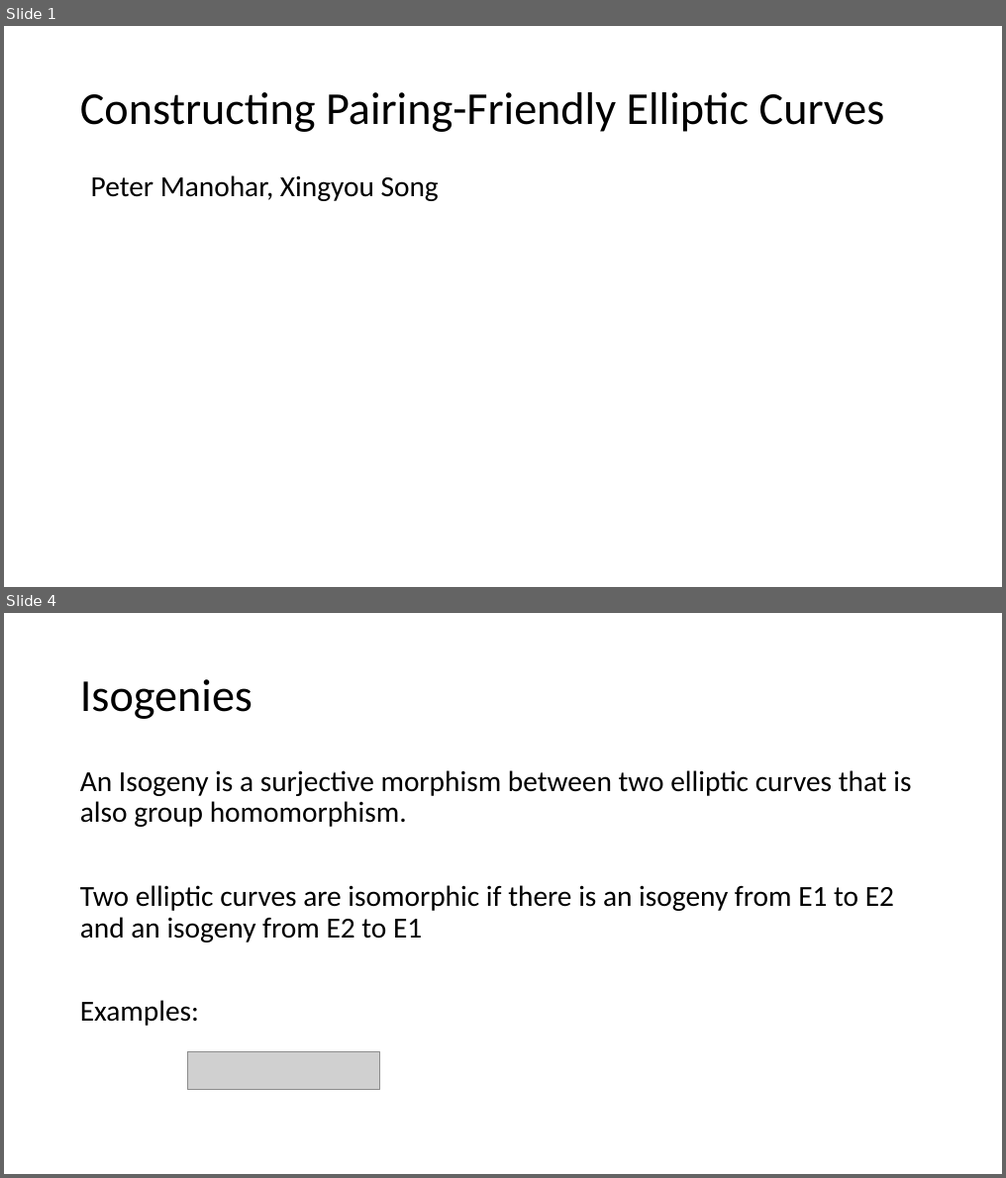
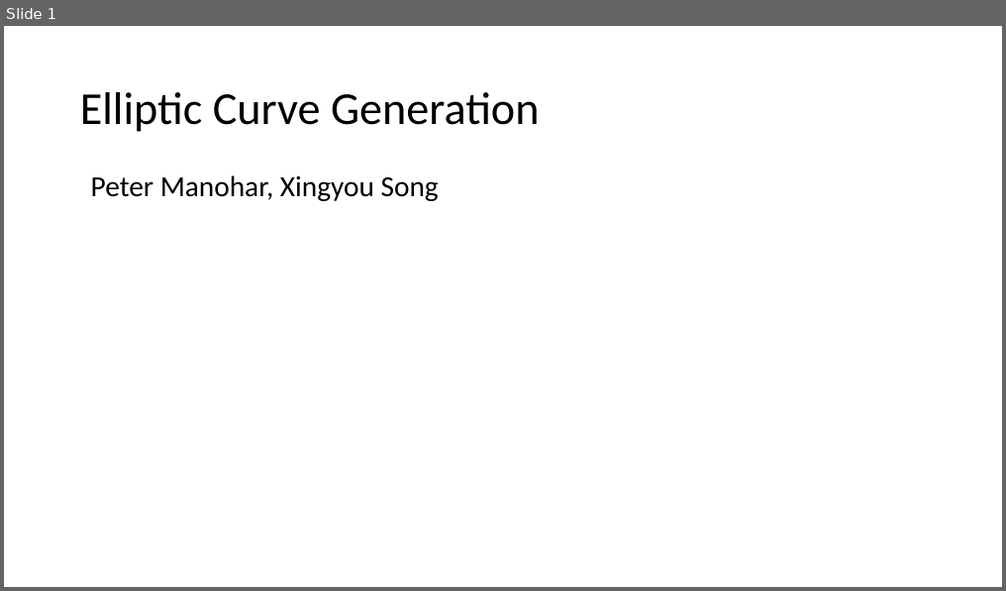
Before and after one commit to Srizzle/CS276-Project-Writeup, a slide deck: Presentation.ppt.pptx. Shown one above the other, each under a label of ours: slides 1 and 4 before the commit, slide 1 after it; the slides between them are not shown. The pictures are 1006x1178 and 1006x591 pixels, drawn with LibreOffice and Linux fonts; fonts in the diff are those of the drawing; grey boxes stand for pictures. Boxes give left, top, right and bottom in pixels: in the first picture for what was removed or moved away, otherwise in the second. Text is boxed around its words. In the diff, an @@ line names an element or a change of style, - is before the commit and + after.

```diff
--- a/Presentation.ppt.pptx
+++ b/Presentation.ppt.pptx
@@ slide 4 removed at box(4, 613, 1002, 1174), background #FFFFFF @@
@@ title removed at box(80, 679, 252, 719) @@
-Isogenies
@@ text removed at box(80, 770, 911, 1026) @@
-An Isogeny is a surjective morphism between two elliptic curves that is also group homomorphism.
-Two elliptic curves are isomorphic if there is an isogeny from E1 to E2 and an isogeny from E2 to E1
-Examples:
@@ picture removed at box(187, 1053, 380, 1090) @@
@@ slide 1 changed as well @@
@@ title at box(80, 92, 540, 132): text changed @@
-Constructing Pairing-Friendly Elliptic Curves
+Elliptic Curve Generation
```
Also in this commit, not shown: 1 slide added, 7 other slides removed, 1 other file.
